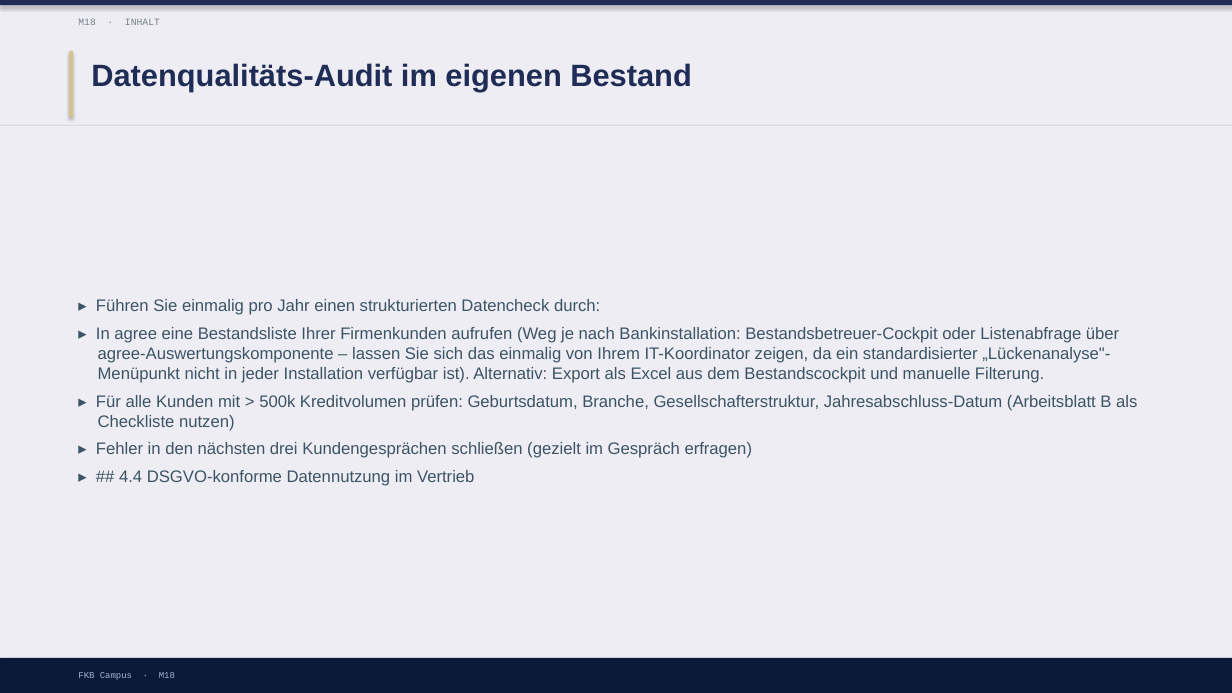
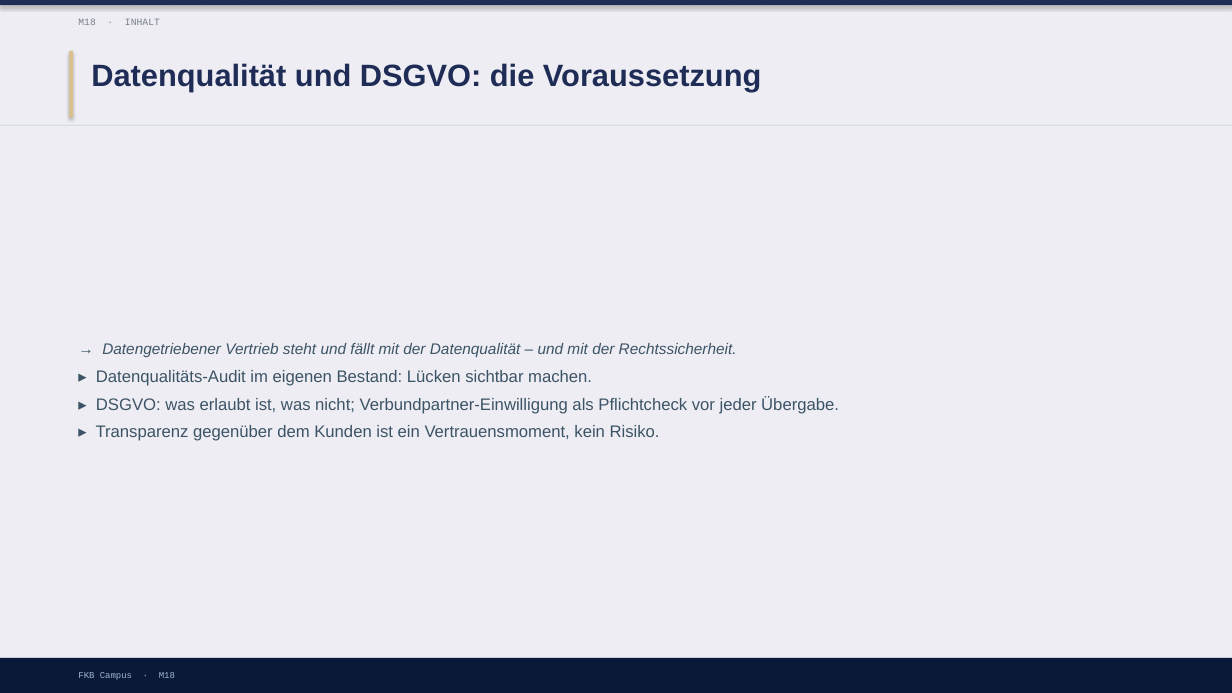
Before and after one commit to ck5rqc47pr-byte/firmenkundenakademie-online, a slide deck: slide 9 of protected-downloads/praesentation/M18.pptx. Drawn at 1232x693 pixels with LibreOffice and Linux fonts; fonts in the diff are those of the drawing. Boxes give left, top, right and bottom in pixels: in the first picture for what was removed or moved away, otherwise in the second. Text is boxed around its words. In the diff, an @@ line names an element or a change of style, - is before the commit and + after.

```diff
--- a/protected-downloads/praesentation/M18.pptx
+++ b/protected-downloads/praesentation/M18.pptx
@@ text at <box>91,63,761,91</box>: text changed @@
-Datenqualitäts-Audit im eigenen Bestand
+Datenqualität und DSGVO: die Voraussetzung
@@ text at <box>96,343,839,441</box>: text changed @@
-▸ Führen Sie einmalig pro Jahr einen strukturierten Datencheck durch:
-▸ In agree eine Bestandsliste Ihrer Firmenkunden aufrufen (Weg je nach Bankinstallation: Bestandsbetreuer-Cockpit oder Listenabfrage über agree-Auswertungskomponente – lassen Sie sich das einmalig von Ihrem IT-Koordinator zeigen, da ein standardisierter „Lückenanalyse"-Menüpunkt nicht in jeder Installation verfügbar ist). Alternativ: Export als Excel aus dem Bestandscockpit und manuelle Filterung.
-▸ Für alle Kunden mit > 500k Kreditvolumen prüfen: Geburtsdatum, Branche, Gesellschafterstruktur, Jahresabschluss-Datum (Arbeitsblatt B als Checkliste nutzen)
-▸ Fehler in den nächsten drei Kundengesprächen schließen (gezielt im Gespräch erfragen)
-▸ ## 4.4 DSGVO-konforme Datennutzung im Vertrieb
+→ Datengetriebener Vertrieb steht und fällt mit der Datenqualität – und mit der Rechtssicherheit.
+▸ Datenqualitäts-Audit im eigenen Bestand: Lücken sichtbar machen.
+▸ DSGVO: was erlaubt ist, was nicht; Verbundpartner-Einwilligung als Pflichtcheck vor jeder Übergabe.
+▸ Transparenz gegenüber dem Kunden ist ein Vertrauensmoment, kein Risiko.
```
Also in this commit, not shown: 3 other slides changed, 4 slides added, 5 slides removed, 1 other file.
